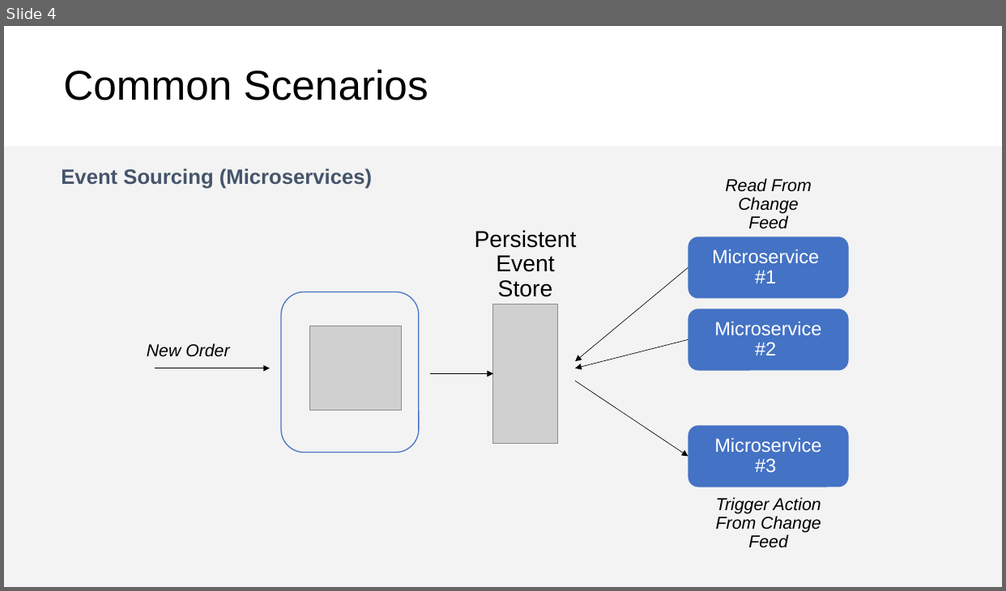
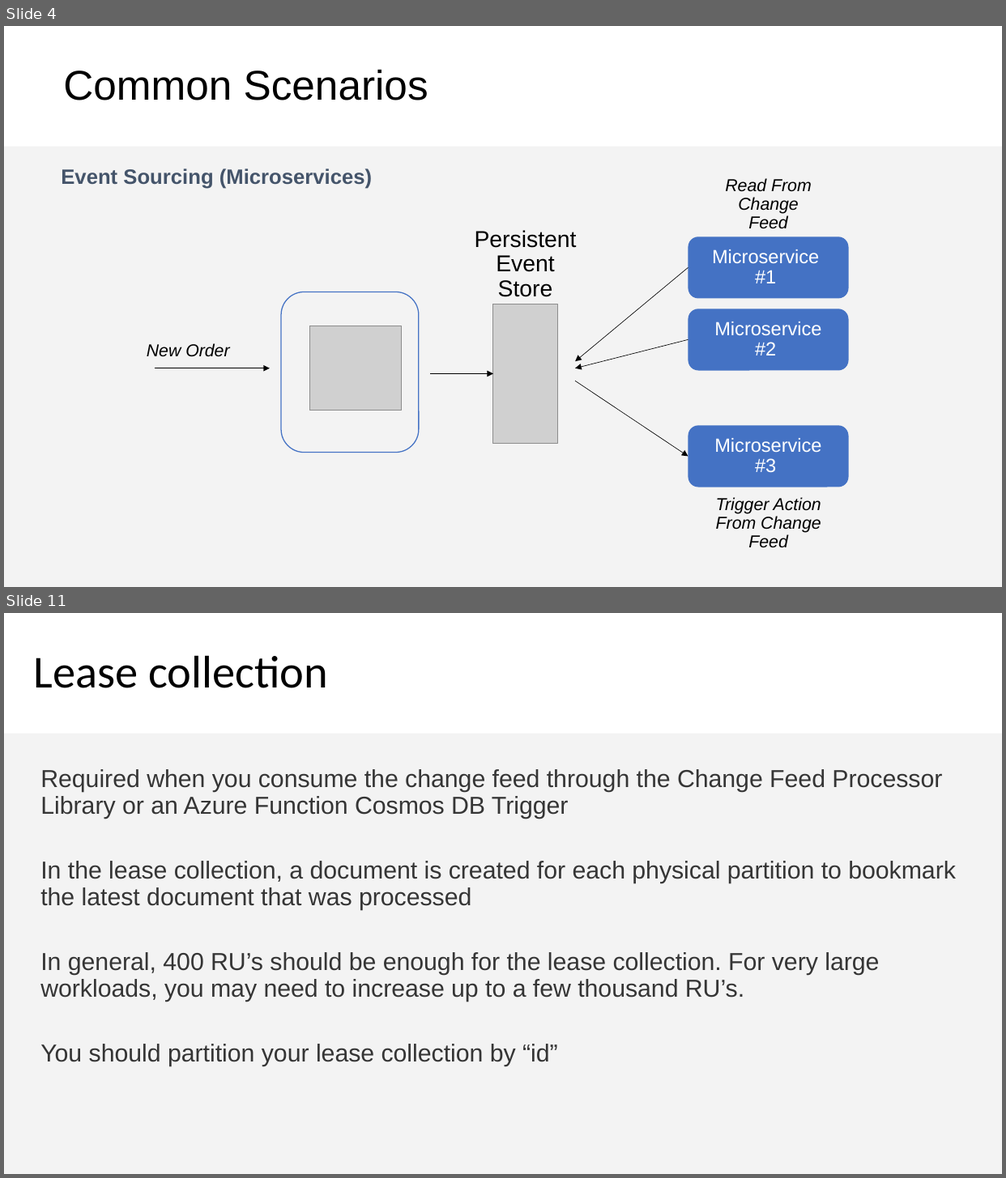
Before and after one commit to CosmosDB/labs, a slide deck: decks/Change-Feed.pptx. Shown one above the other, each under a label of ours: slide 4 before the commit, slides 4 and 11 after it; the slides between them are not shown. The pictures are 1006x591 and 1006x1178 pixels, drawn with LibreOffice and Linux fonts; fonts in the diff are those of the drawing; grey boxes stand for pictures. Boxes give left, top, right and bottom in pixels: in the first picture for what was removed or moved away, otherwise in the second. Text is boxed around its words. In the diff, an @@ line names an element or a change of style, - is before the commit and + after.

Commit message:
update change feed ppt

```diff
--- a/decks/Change-Feed.pptx
+++ b/decks/Change-Feed.pptx
@@ slide 11 added at [4, 613, 1002, 1174], background #FFFFFF; not listed: 1 template element that a slide beside it also shows @@
@@ title added at [33, 655, 328, 688], 44 pt, text #000000 @@
+Lease collection
@@ text added at [40, 769, 956, 1067], 23.5 pt, text #353535 @@
+Required when you consume the change feed through the Change Feed Processor Library or an Azure Function Cosmos DB Trigger
+In the lease collection, a document is created for each physical partition to bookmark the latest document that was processed
+In general, 400 RU’s should be enough for the lease collection. For very large workloads, you may need to increase up to a few thousand RU’s.
+You should partition your lease collection by “id”
```
Also in this commit, not shown: 8 slides changed, 3 other slides added, 1 slide removed.
